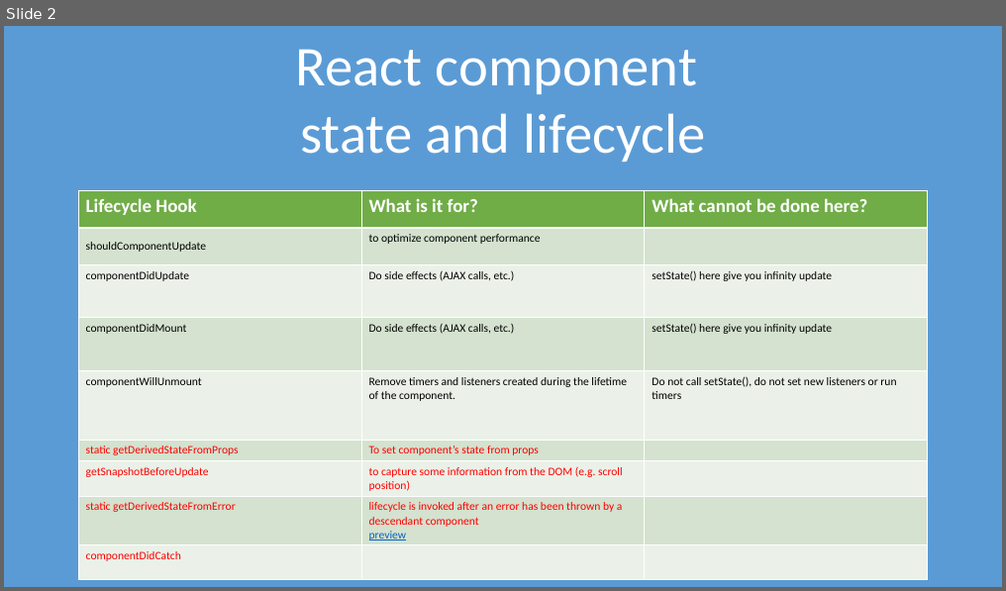
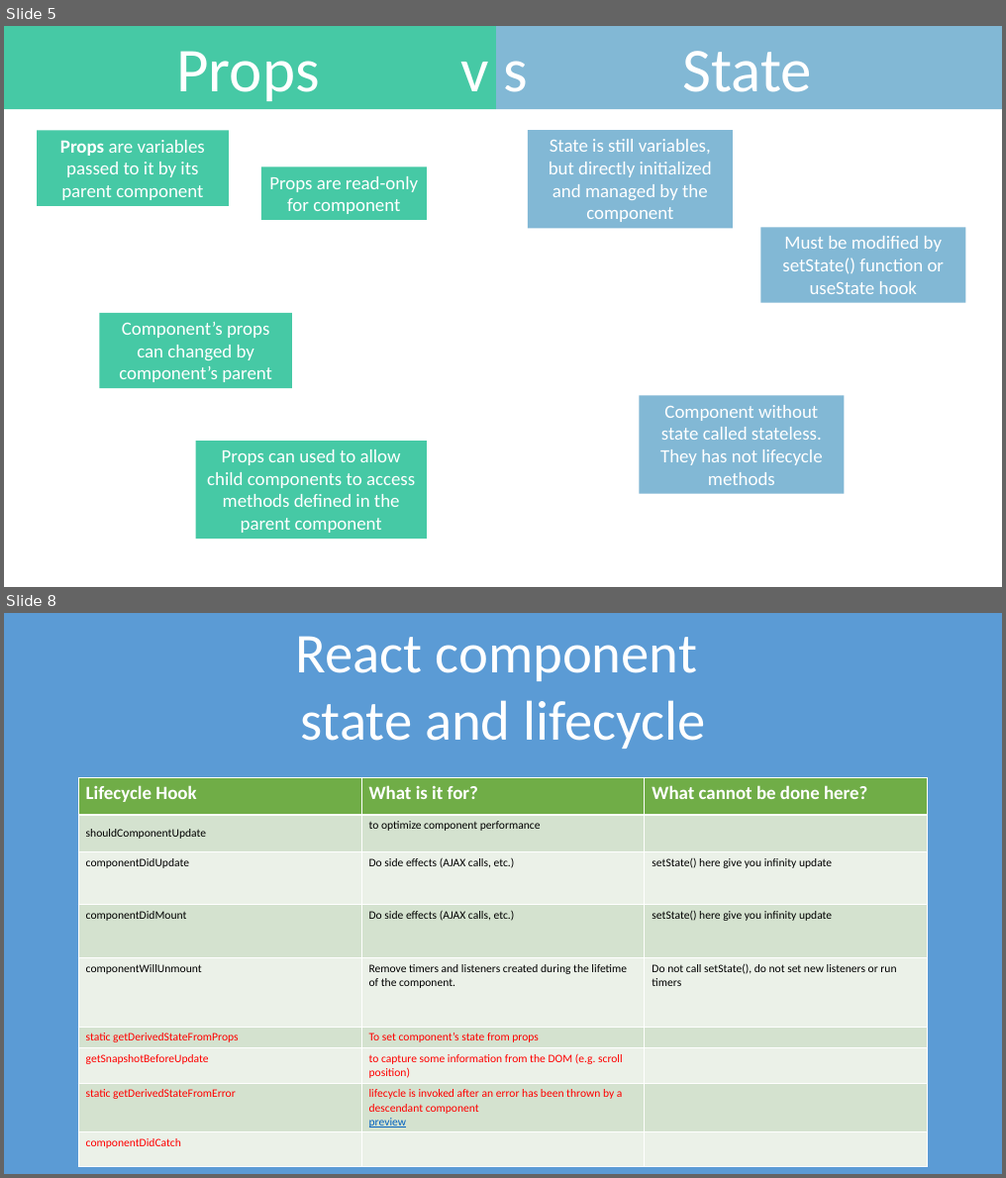
Before and after one commit to TigranVardanyan/React-component-lifecycle, a slide deck: React component lifecycle.pptx. Shown one above the other, each under a label of ours: slide 2 before the commit, slides 5 and 8 after it; the slides between them are not shown. The pictures are 1006x591 and 1006x1178 pixels, drawn with LibreOffice and Linux fonts; fonts in the diff are those of the drawing. Boxes give left, top, right and bottom in pixels: in the first picture for what was removed or moved away, otherwise in the second. Text is boxed around its words. In the diff, an @@ line names an element or a change of style, - is before the commit and + after.

```diff
--- a/React component lifecycle.pptx
+++ b/React component lifecycle.pptx
@@ slide 5 added at (x1=4, y1=26, x2=1002, y2=587), background #FFFFFF @@
@@ rectangle added at (x1=4, y1=26, x2=496, y2=109), fill #46C9A5, 60 pt, text #FFFFFF @@
+Props v
@@ rectangle added at (x1=496, y1=26, x2=1002, y2=109), fill #82B8D5, 60 pt, text #FFFFFF @@
+s State
@@ rectangle added at (x1=37, y1=130, x2=229, y2=205), fill #46C9A5, 18 pt, text #FFFFFF @@
+Props are variables passed to it by its parent component
@@ rectangle added at (x1=528, y1=130, x2=733, y2=228), fill #82B8D5, 18 pt, text #FFFFFF @@
+State is still variables, but directly initialized and managed by the component
@@ rectangle added at (x1=261, y1=167, x2=427, y2=220), fill #46C9A5, 18 pt, text #FFFFFF @@
+Props are read-only for component
@@ rectangle added at (x1=761, y1=227, x2=966, y2=303), fill #82B8D5, 18 pt, text #FFFFFF @@
+Must be modified by setState() function or useState hook
@@ rectangle added at (x1=100, y1=313, x2=292, y2=388), fill #46C9A5, 18 pt, text #FFFFFF @@
+Component’s props can changed by component’s parent
@@ rectangle added at (x1=639, y1=396, x2=844, y2=494), fill #82B8D5, 18 pt, text #FFFFFF @@
+Component without state called stateless.
+They has not lifecycle methods
@@ rectangle added at (x1=196, y1=441, x2=426, y2=539), fill #46C9A5, 18 pt, text #FFFFFF @@
+Props can used to allow child components to access methods defined in the parent component
@@ what was slide 2 is now slide 8 @@
```
Also in this commit, not shown: 2 slides changed, 4 other slides added.
